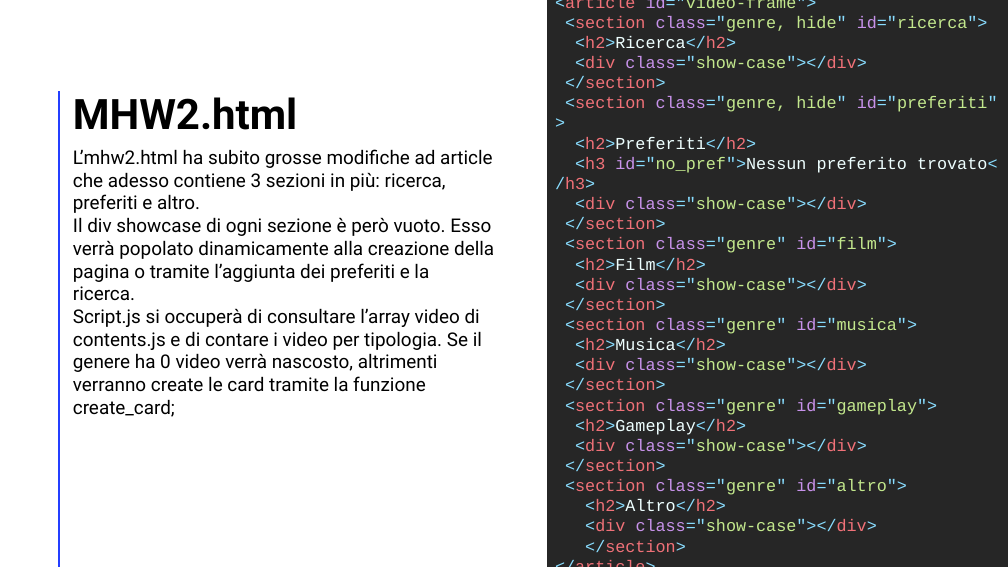
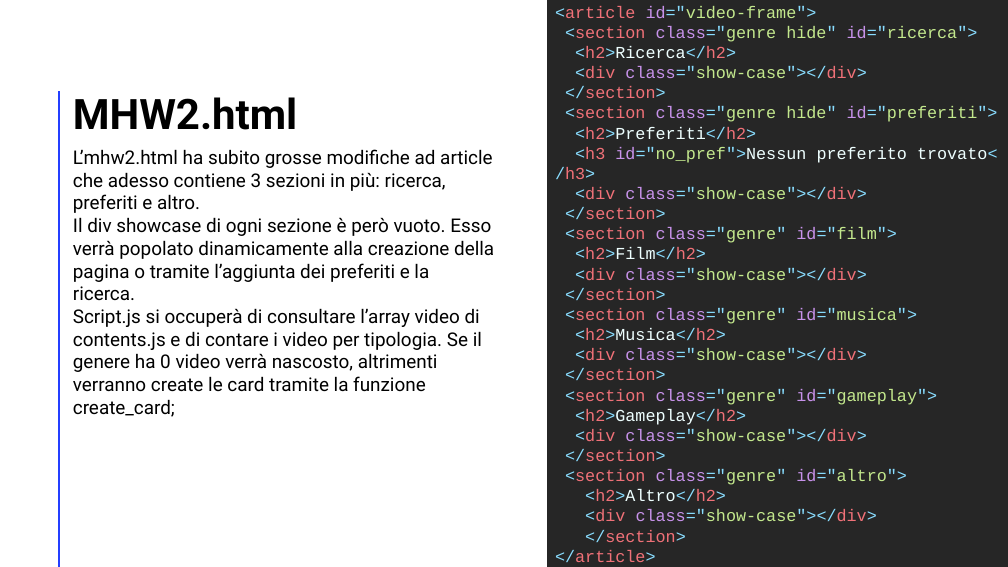
Before and after one commit to Caggegi/mhw2, a slide deck: slide 2 of mhw2.pptx. Drawn at 1008x567 pixels with LibreOffice and Linux fonts; fonts in the diff are those of the drawing. Boxes give left, top, right and bottom in pixels: in the first picture for what was removed or moved away, otherwise in the second. Text is boxed around its words. In the diff, an @@ line names an element or a change of style, - is before the commit and + after.

```diff
--- a/mhw2.pptx
+++ b/mhw2.pptx
@@ text in rectangle at (x1=565, y1=26, x2=978, y2=42): text changed @@
-<section class="genre, hide" id="ricerca">
+<section class="genre hide" id="ricerca">
@@ text in rectangle at (x1=565, y1=106, x2=998, y2=122): text changed @@
-<section class="genre, hide" id="preferiti">
+<section class="genre hide" id="preferiti">
```
